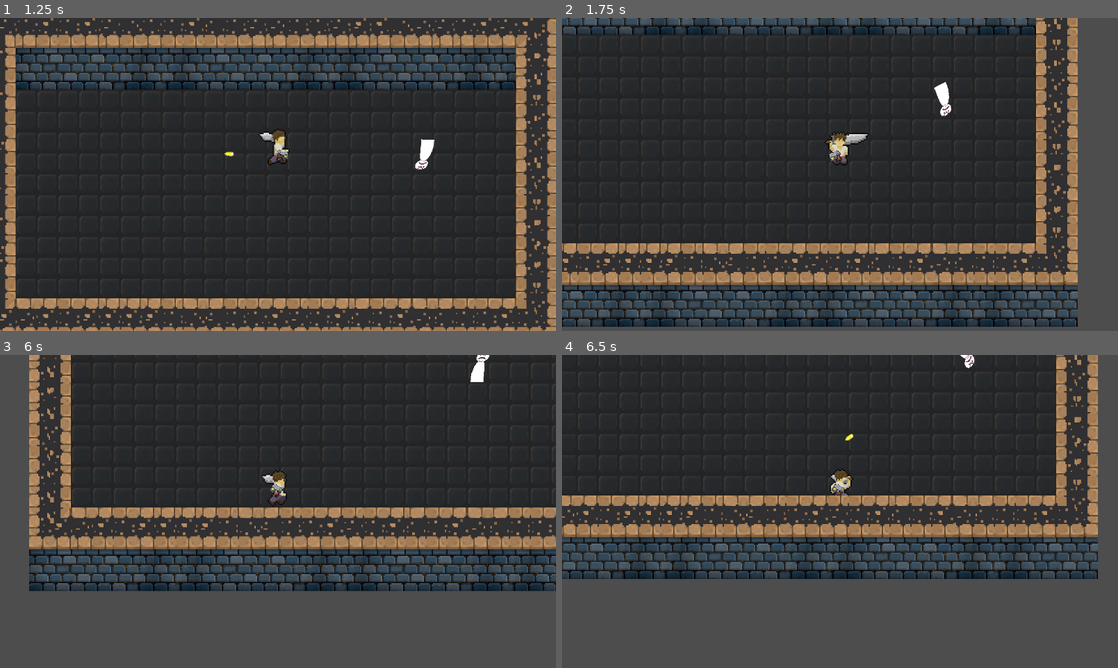
Above: before the commit, frames 1-4 (two rows, left to right).
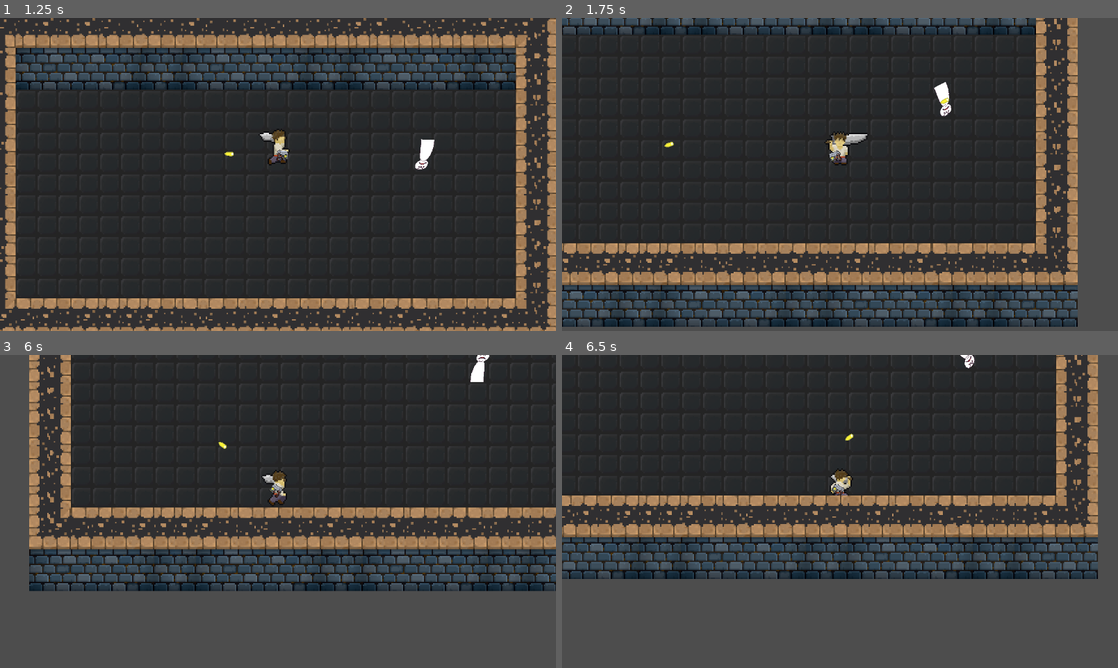
Above: after the commit, the same moments.

Repository: yeahright03/souls-like-game
Game: Godot game, scene res://scenes/game.tscn
The game is run twice, just before and just after one commit, with the same random seed, the same clock (stepped at 60 frames per second) and the same inputs.
Inputs (mouse positions are in pixels of both pictures, inside the frame that each line leads up to):
- Up to frame 1 (1.25 s): move the mouse to (400, 158) at 0.52 s; hold D (moveRight) from 0.53 s (still down); tap Shift (moveDodge) at 0.6 s
- Up to frame 2 (1.75 s): move the mouse to (728, 190) at 1.27 s; release D (moveRight) at 1.28 s; hold S (moveDown) from 1.28 s (still down); click (728, 190) at 1.35 s
- Up to frame 3 (6 s): move the mouse to (333, 442) at 2.02 s; release S (moveDown) at 2.03 s; hold D (moveRight) 2.03-2.78 s; tap Q (weaponSwitch) at 2.1, 4.35 s; move the mouse to (250, 574) at 2.77 s; hold W (moveUp) 2.78-3.53 s; tap Shift (moveDodge) at 2.85, 5.1 s; move the mouse to (444, 558) at 3.52 s; hold A (moveLeft) 3.53-5.03 s; click (444, 558) at 3.6 s; move the mouse to (111, 464) at 4.27 s; move the mouse to (305, 511) at 5.02 s; hold S (moveDown) 5.03-5.78 s; move the mouse to (194, 433) at 5.77 s; hold D (moveRight) from 5.78 s (still down); click (194, 433) at 5.85 s
- Up to frame 4 (6.5 s): keep holding D (moveRight)

Frame 1 is identical in both runs. In frame 2, less than 0.1% of the frame differs, in the area x 18-70%, y 25-42%; in frame 3, less than 0.1%; in frame 4, nothing differs.

Commit message:
update bullet.tscn
made player not being hit by instance bullet

Diff:
--- a/scripts/bullet.gd
+++ b/scripts/bullet.gd
@@ -18,7 +18,7 @@
 
 func _on_bullet_hit_body_entered(body:Node2D) -> void:
 	# checks for bullet timer
-	if uselessTimer <= 0.0:
+	if uselessTimer <= 0:
 		# prints when enemy is registering hits
 		if body.name == "generic enemy":
 			if wasDeflected:
@@ -36,9 +36,10 @@
 			rotation_degrees += 180
 			wasDeflected = true
 	if area.name == "playerHitBox":
-		var player = area.get_parent()
-		if player.isDodging:
-			print("DODGED!")
-		else:
-			print("PLAYER HIT!")
-			queue_free()
+		if uselessTimer <= 0:
+			var player = area.get_parent()
+			if player.isDodging:
+				print("DODGED!")
+			else:
+				print("PLAYER HIT!")
+				queue_free()
